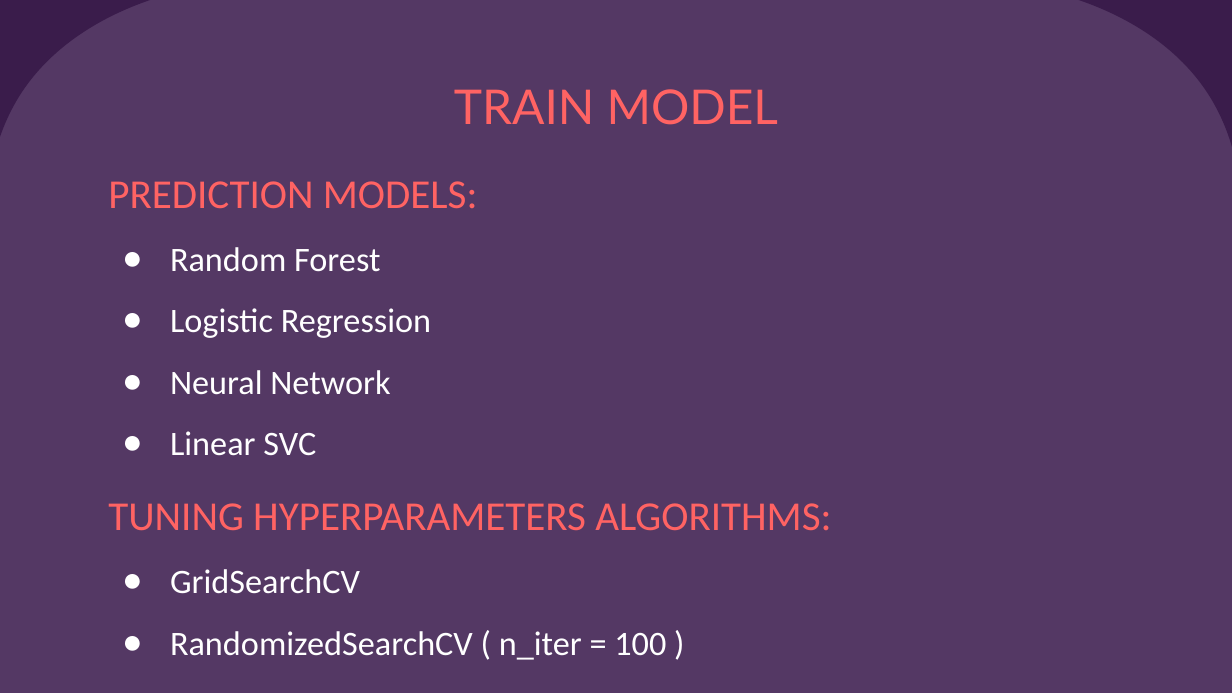
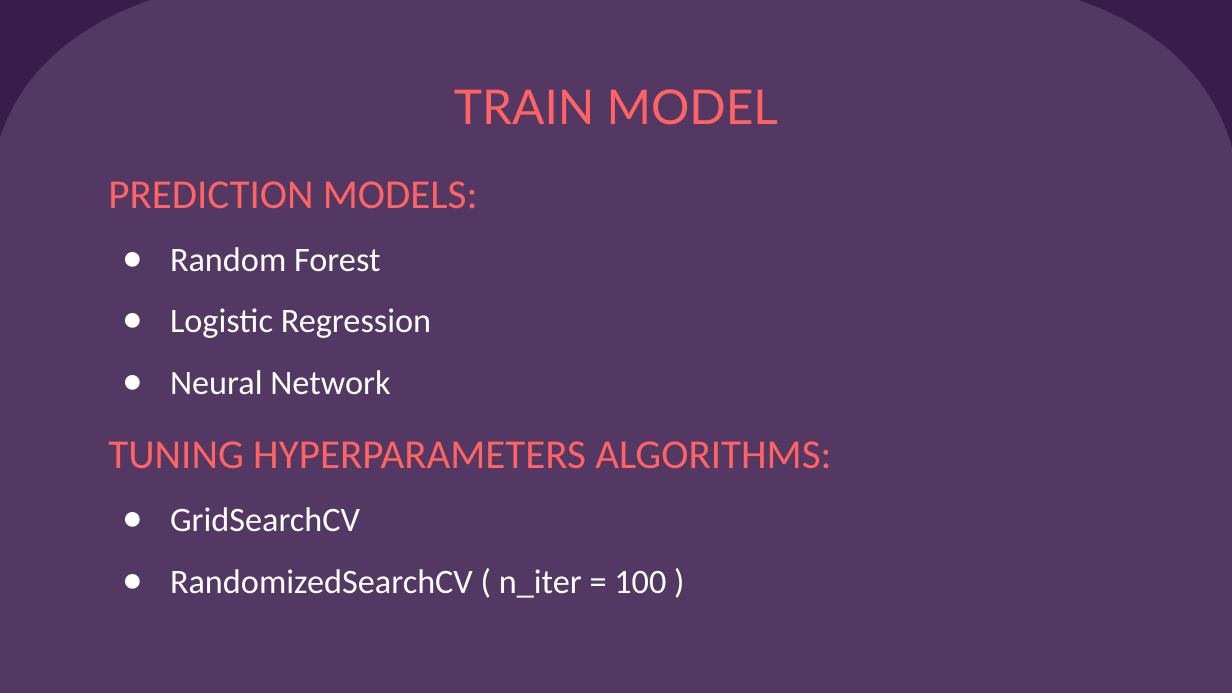
Before and after one commit to MinhVu2018/introDS_final, a slide deck: slide 17 of Slide.pptx (slide 16 before the commit). Drawn at 1232x693 pixels with LibreOffice and Linux fonts; fonts in the diff are those of the drawing. Boxes give left, top, right and bottom in pixels: in the first picture for what was removed or moved away, otherwise in the second. Text is boxed around its words. In the diff, an @@ line names an element or a change of style, - is before the commit and + after.

```diff
--- a/Slide.pptx
+++ b/Slide.pptx
@@ subtitle at <box>170,431,316,456</box>: paragraph removed @@
-● Linear SVC
```
Also in this commit, not shown: 10 other slides changed, 3 slides added, 1 slide removed, 7 other files.
